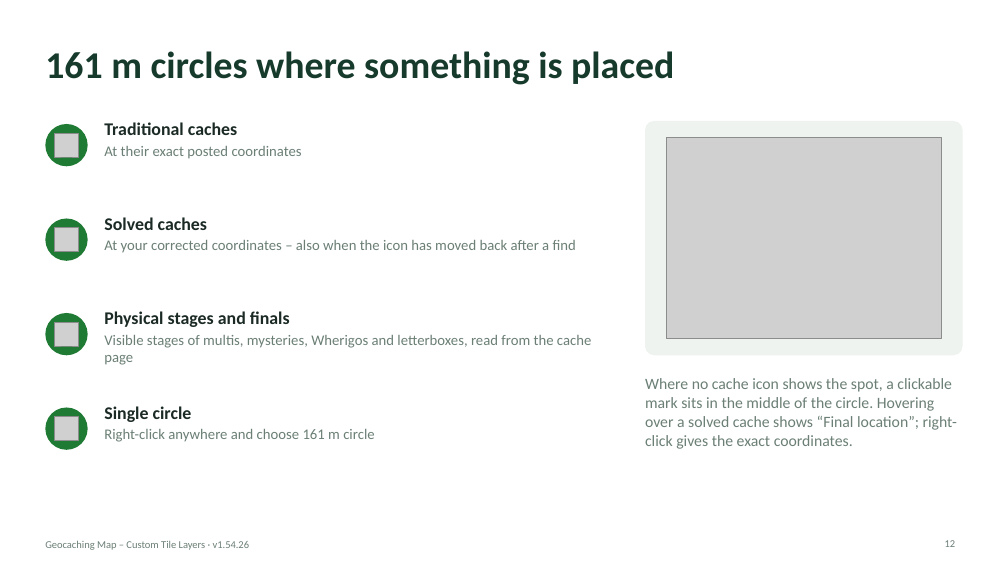
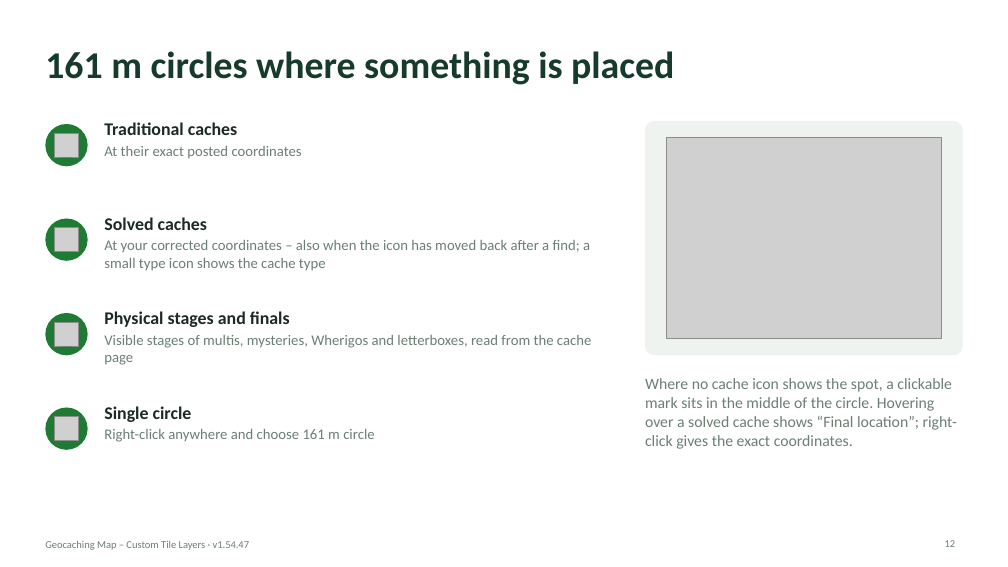
Before and after one commit to knutos/custom-tiles, a slide deck: slide 12 of docs/Geocaching-Map-Custom-Tile-Layers-Presentation.pptx. Drawn at 1008x567 pixels with LibreOffice and Linux fonts; fonts in the diff are those of the drawing; grey boxes stand for pictures. Boxes give left, top, right and bottom in pixels: in the first picture for what was removed or moved away, otherwise in the second. Text is boxed around its words. In the diff, an @@ line names an element or a change of style, - is before the commit and + after.

Commit message:
1.54.47 – Solved caches you haven't found get a small type icon at the bottom right of the site's “solved” icon (can be turned off in Settings); guides and presentations updated

```diff
--- a/docs/Geocaching-Map-Custom-Tile-Layers-Presentation.pptx
+++ b/docs/Geocaching-Map-Custom-Tile-Layers-Presentation.pptx
@@ text at (104, 240, 590, 271): text changed @@
-At your corrected coordinates – also when the icon has moved back after a find
+At your corrected coordinates – also when the icon has moved back after a find; a small type icon shows the cache type
@@ text at (45, 541, 250, 550): text changed @@
-Geocaching Map – Custom Tile Layers · v1.54.26
+Geocaching Map – Custom Tile Layers · v1.54.47
```
Also in this commit, not shown: 15 other slides changed, 9 other files.
